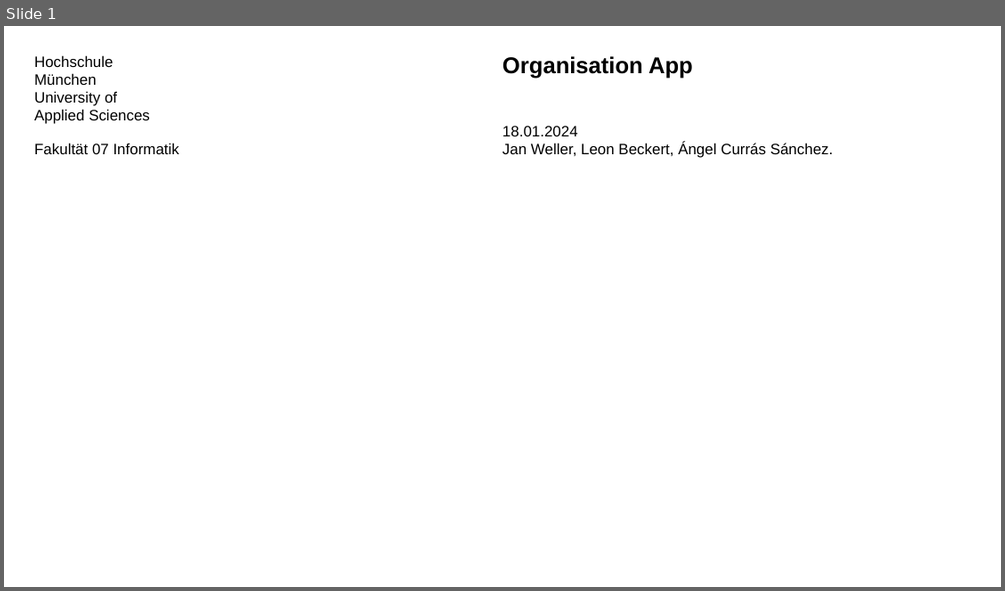
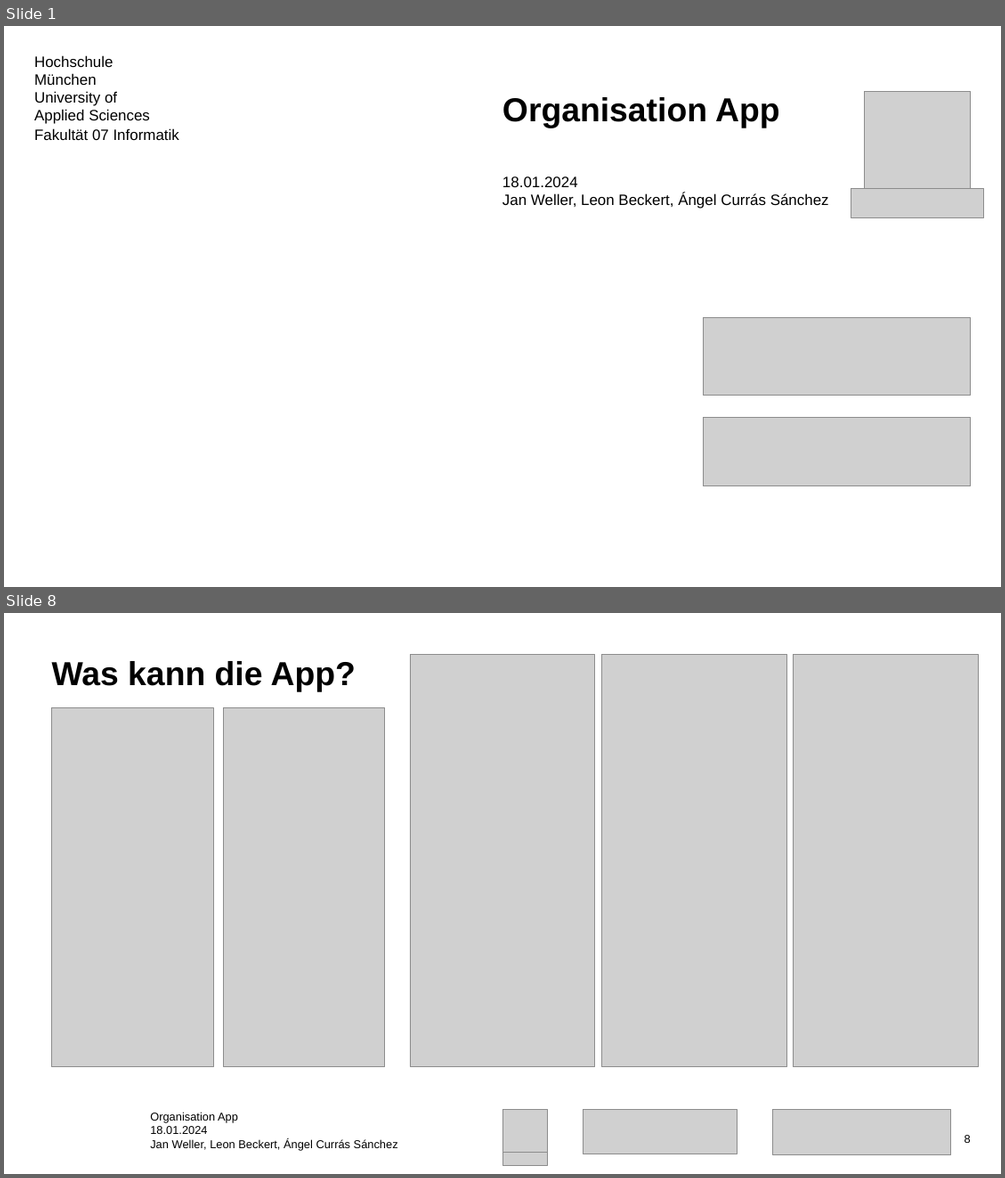
Before and after one commit to angel-curras/OrganisationApp-SE, a slide deck: docs/presentation/Presentation_OrganisationApp.pptx. Shown one above the other, each under a label of ours: slide 1 before the commit, slides 1 and 8 after it; the slides between them are not shown. The pictures are 1005x591 and 1005x1178 pixels, drawn with LibreOffice and Linux fonts; fonts in the diff are those of the drawing; grey boxes stand for pictures; background and template pictures are left out. Boxes give left, top, right and bottom in pixels: in the first picture for what was removed or moved away, otherwise in the second. Text is boxed around its words. In the diff, an @@ line names an element or a change of style, - is before the commit and + after.

```diff
--- a/docs/presentation/Presentation_OrganisationApp.pptx
+++ b/docs/presentation/Presentation_OrganisationApp.pptx
@@ slide 8 added at (x1=4, y1=613, x2=1001, y2=1174), background #FFFFFF @@
@@ title added at (x1=52, y1=661, x2=356, y2=691), 32 pt, text #000000, bold @@
+Was kann die App?
@@ picture added at (x1=410, y1=654, x2=595, y2=1066) @@
@@ picture added at (x1=601, y1=654, x2=786, y2=1066) @@
@@ picture added at (x1=793, y1=654, x2=978, y2=1066) @@
@@ picture added at (x1=52, y1=707, x2=213, y2=1066) @@
@@ picture added at (x1=223, y1=707, x2=385, y2=1066) @@
@@ text added at (x1=150, y1=1111, x2=398, y2=1151), 11 pt, text #000000 @@
+Organisation App
+18.01.2024
+Jan Weller, Leon Beckert, Ángel Currás Sánchez
@@ picture added at (x1=502, y1=1109, x2=548, y2=1153) @@
@@ picture added at (x1=583, y1=1109, x2=737, y2=1153) @@
@@ picture added at (x1=773, y1=1110, x2=951, y2=1155) @@
@@ page number added at (x1=964, y1=1135, x2=971, y2=1143), 11 pt, text #000000 @@
+8
@@ picture added at (x1=502, y1=1151, x2=548, y2=1165) @@
@@ slide 1 changed as well @@
@@ title at (x1=502, y1=97, x2=829, y2=208): text changed @@
-Organisation App
-18.01.2024
-Jan Weller, Leon Beckert, Ángel Currás Sánchez.
+Organisation App
+18.01.2024
+Jan Weller, Leon Beckert, Ángel Currás Sánchez
@@ picture added at (x1=864, y1=91, x2=971, y2=198) @@
@@ subtitle "Fakultät 07 Informatik" moved from (x1=34, y1=143, x2=179, y2=154) to (x1=34, y1=128, x2=179, y2=140) @@
@@ picture added at (x1=851, y1=188, x2=984, y2=217) @@
@@ picture added at (x1=704, y1=318, x2=971, y2=395) @@
@@ picture added at (x1=704, y1=417, x2=971, y2=486) @@
```
Also in this commit, not shown: 1 other slide changed, 12 other slides added, 1 other file.
